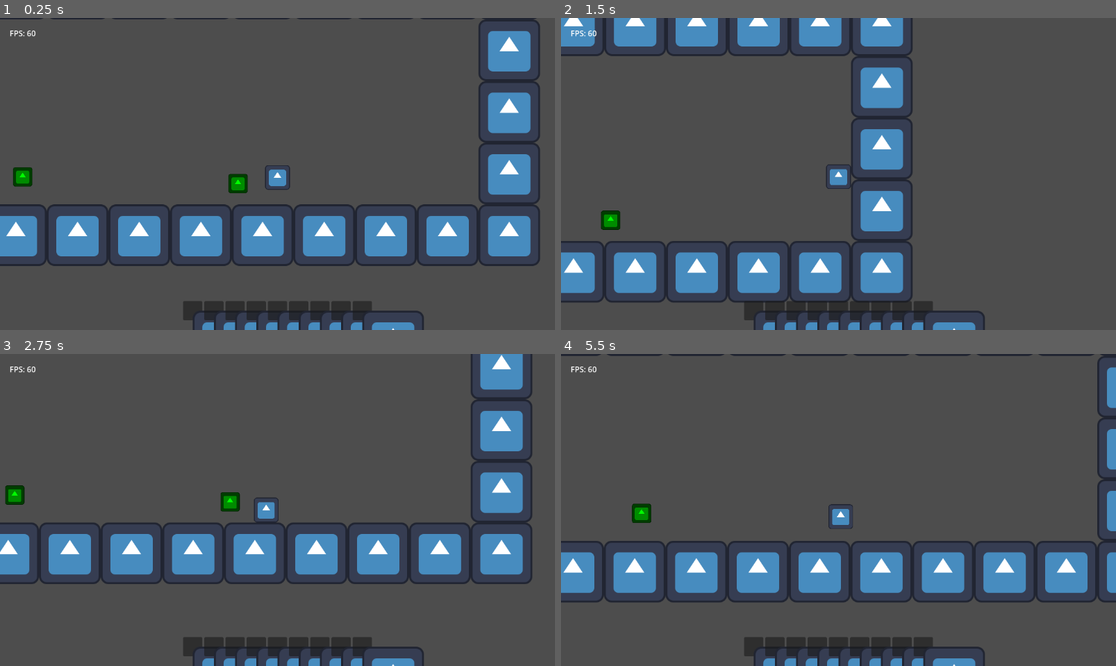
Above: before the commit, frames 1-4 (two rows, left to right).
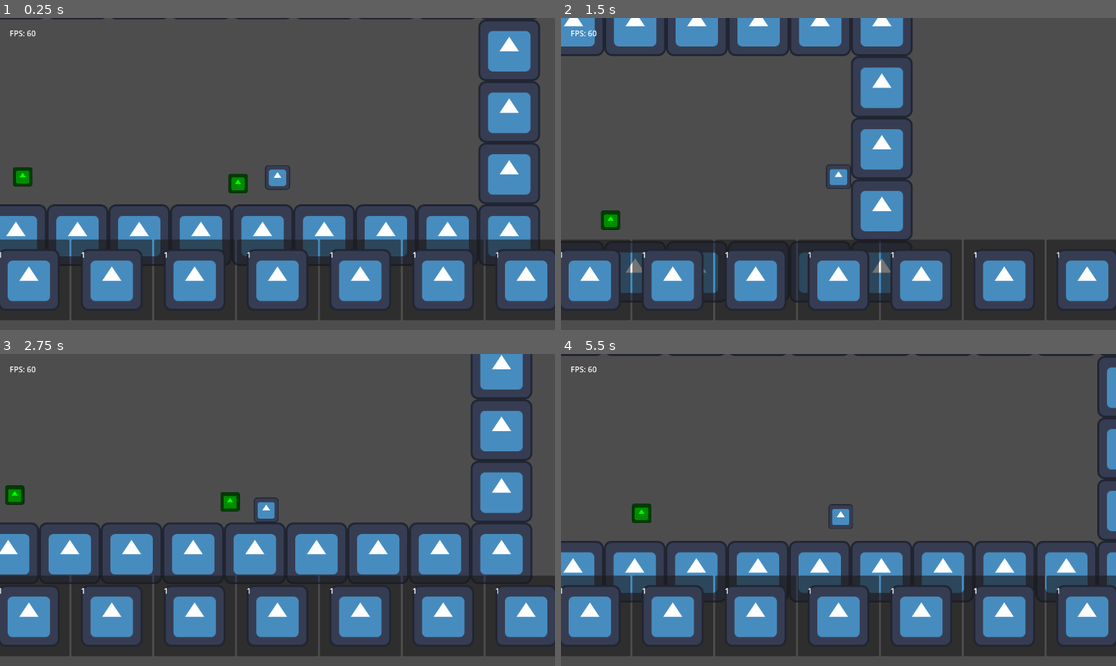
Above: after the commit, the same moments.

Repository: TheHumanMRP/RPG-Life-Tracker
Game: Godot game, scene res://Folders/Systems/Main/Scenes/main_scene.tscn
The game is run twice, just before and just after one commit, with the same random seed, the same clock (stepped at 60 frames per second) and the same inputs. The engine's default icon, where the game draws it, is replaced by a stand-in: a white triangle on a blue panel in a dark square.
Inputs:
- Up to frame 1 (0.25 s): no input
- Up to frame 2 (1.5 s): hold D (move_right) from 0.53 s (still down); tap Space (jump) at 0.77 s
- Up to frame 3 (2.75 s): tap Space (jump) at 1.52 s; release D (move_right) at 2.03 s; hold A (move_left) from 2.03 s (still down)
- Up to frame 4 (5.5 s): release A (move_left) at 2.78 s; hold D (move_right) 2.78-4.28 s; tap Space (jump) at 3.02, 3.77, 4.52 s; hold A (move_left) 4.28-5.03 s; hold D (move_right) from 5.03 s (still down)

The runs differ from the first frame. In frame 1, 20% of the frame differs, in the area x 0-100%, y 71-100%; in frame 2, 19%; in frame 3, 19%; in frame 4, 20%.

Commit message:
Auto commit at 2026-06-29 23:01:34

Diff:
--- a/Folders/Systems/Inventory_System/Scenes/inventory_slot.tscn
+++ b/Folders/Systems/Inventory_System/Scenes/inventory_slot.tscn
@@ -24,20 +24,13 @@
 theme_override_constants/margin_right = 20
 theme_override_constants/margin_bottom = 20
 
-[node name="Control" type="Control" parent="MarginContainer" unique_id=358358584]
+[node name="Label" type="Label" parent="MarginContainer" unique_id=569201814]
+z_index = 2
 layout_mode = 2
-
-[node name="Label" type="Label" parent="MarginContainer/Control" unique_id=569201814]
-z_index = 2
-layout_mode = 0
-offset_top = 52.0
-offset_right = 128.0
-offset_bottom = 75.0
+size_flags_vertical = 1
 text = "1"
 
-[node name="Logo_Display" type="TextureRect" parent="MarginContainer/Control" unique_id=1587192464]
+[node name="Logo_Display" type="TextureRect" parent="MarginContainer" unique_id=1587192464]
 unique_name_in_owner = true
-layout_mode = 1
-offset_right = 128.0
-offset_bottom = 128.0
+layout_mode = 2
 texture = ExtResource("2_5jo53")
